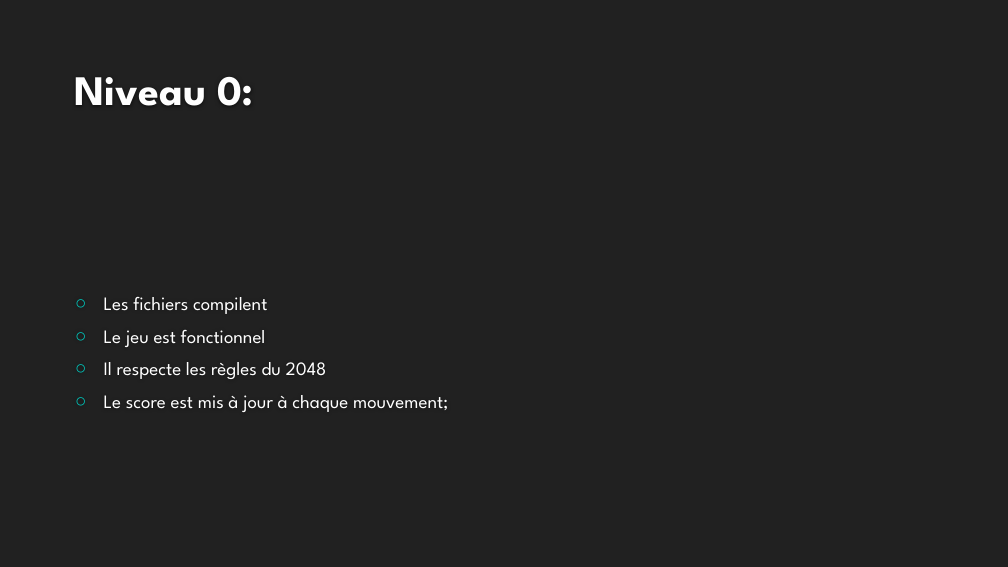
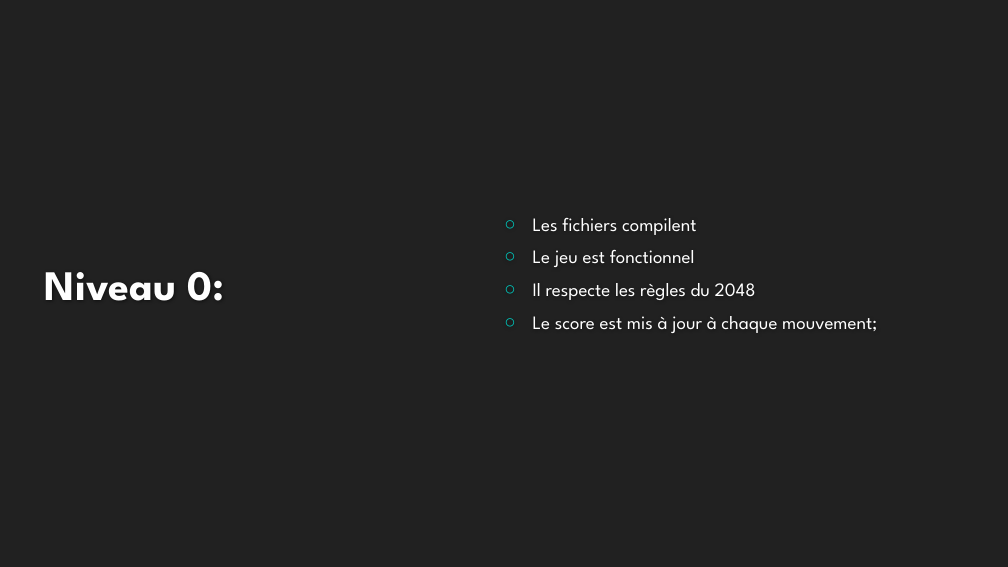
Before and after one commit to meethyrh/Projet2048v3, a slide deck: slide 2 of Soutenance.pptx. Drawn at 1008x567 pixels with LibreOffice and Linux fonts; fonts in the diff are those of the drawing; background and template pictures are left out. Boxes give left, top, right and bottom in pixels: in the first picture for what was removed or moved away, otherwise in the second. Text is boxed around its words. In the diff, an @@ line names an element or a change of style, - is before the commit and + after.

```diff
--- a/Soutenance.pptx
+++ b/Soutenance.pptx
@@ text "Les fichiers compilent": place and size @@
-text "Les fichiers compilent" at [104, 297, 448, 412]
+text "Les fichiers compilent" at [533, 218, 877, 333]
@@ title "Niveau 0:": place and size @@
-title "Niveau 0:" at [75, 77, 254, 106]
+title "Niveau 0:" at [45, 272, 224, 301]
@@ title "Niveau 0:" at [45, 272, 224, 301]: vertical alignment bottom to middle @@
```
Also in this commit, not shown: 4 other slides changed, 1 slide added, 2 other files.
